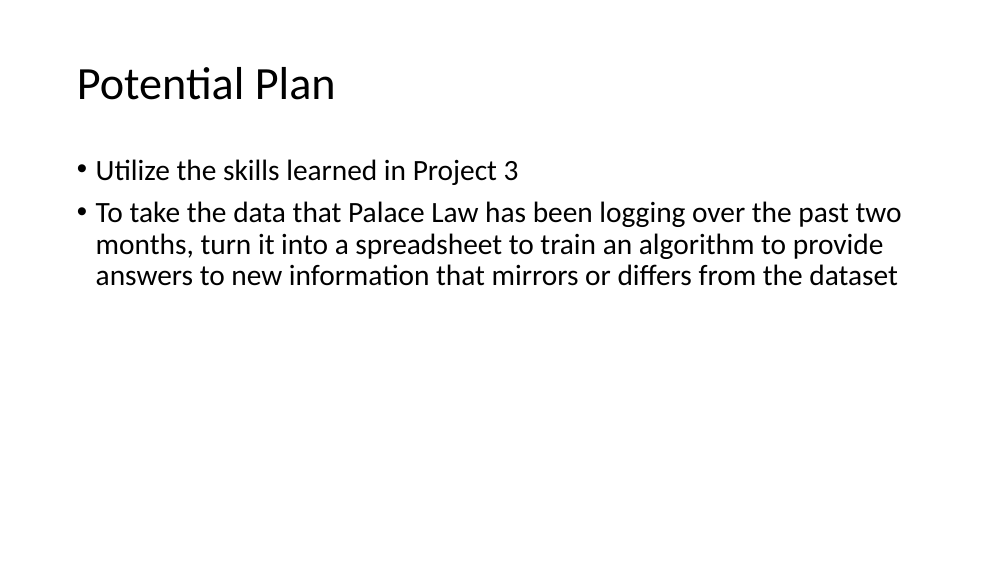
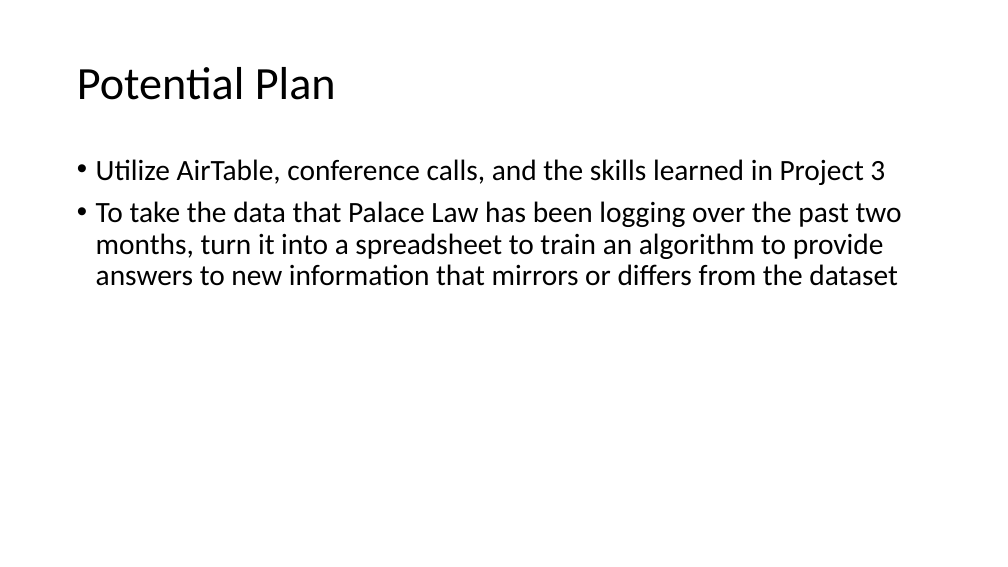
Before and after one commit to colarusso/codingthelaw, a slide deck: slide 4 of Fall_2017/work/edumore/Final Project PPT.pptx. Drawn at 1008x567 pixels with LibreOffice and Linux fonts; fonts in the diff are those of the drawing. Boxes give left, top, right and bottom in pixels: in the first picture for what was removed or moved away, otherwise in the second. Text is boxed around its words. In the diff, an @@ line names an element or a change of style, - is before the commit and + after.

```diff
--- a/Fall_2017/work/edumore/Final Project PPT.pptx
+++ b/Fall_2017/work/edumore/Final Project PPT.pptx
@@ text at [96,159,885,185]: text changed @@
-• Utilize the skills learned in Project 3
+• Utilize AirTable, conference calls, and the skills learned in Project 3
```
Also in this commit, not shown: 1 other slide changed, 3 other files.
